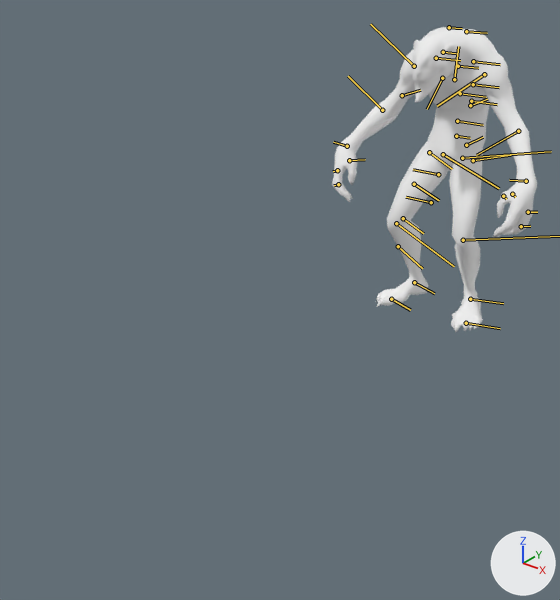
An edit to the glTF model assets/heroes/dazzle/models/hero.glb, drawn before and after from the same camera.
Rendered twice from a camera (50 mm lens) standing at (4.89, -9.58, 5.35) and looking at (-0.13, -3.31, 1.46). Arrows for +X, +Y and +Z are at lower right; the lights stay in place. The picture after the commit comes second. The bones that change, and the others that lie on the model, are drawn over the model as lines.

Objects in the first picture: 'dazzle.001'.
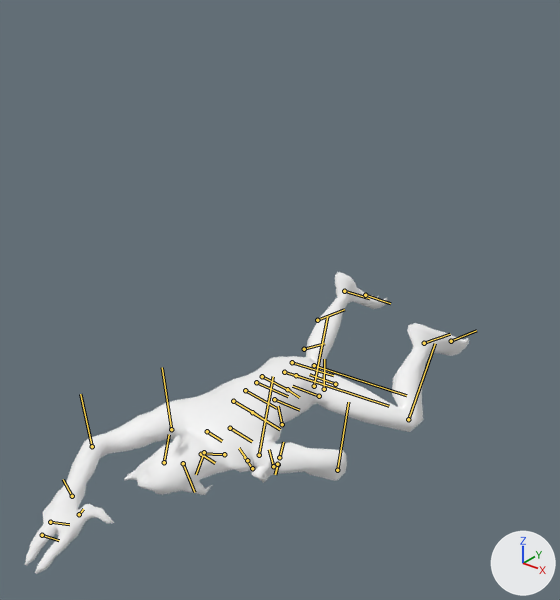
The newer file adds an action. The first version stands in its rest pose; the second is drawn at frame 46 of the action 'dc_death_01'.

What differs and where, as boxes [x1, y1, x2, y2] in the pictures (560 x 600 px):
'dazzle.001', posed (116% wider)
    before: [332, 27, 537, 333]
    after: [25, 272, 469, 574]
bone 'root', root to tip
    before: (456, 136) to (470, 138)
    after: (287, 389) to (299, 397)
bone 'thigh_R', root to tip
    before: (443, 154) to (499, 188)
    after: (296, 375) to (389, 406)
bone 'knee_R', root to tip
    before: (396, 223) to (454, 266)
    after: (314, 365) to (406, 395)
bone 'ankle_R', root to tip
    before: (414, 282) to (434, 293)
    after: (344, 291) to (369, 298)
bone 'toeBase_R', root to tip
    before: (391, 299) to (410, 310)
    after: (365, 295) to (390, 303)
bone 'spine1', root to tip
    before: (457, 121) to (483, 125)
    after: (274, 399) to (299, 410)
bone 'spine2', root to tip
    before: (460, 93) to (486, 97)
    after: (252, 412) to (280, 429)
bone 'spine3', root to tip
    before: (458, 66) to (478, 68)
    after: (230, 428) to (252, 441)
bone 'clavicle_L', root to tip
    before: (454, 79) to (458, 46)
    after: (224, 454) to (200, 453)
bone 'bicep_L', root to tip
    before: (484, 74) to (437, 106)
    after: (259, 455) to (273, 376)
bone 'elbow_L', root to tip
    before: (518, 131) to (476, 155)
    after: (337, 470) to (348, 402)
bone 'wrist_L', root to tip
    before: (526, 181) to (509, 180)
    after: (279, 457) to (283, 442)
bone 'Thumb_0_L', root to tip
    before: (512, 194) to (515, 197)
    after: (278, 464) to (275, 474)
bone 'Mid_0_L', root to tip
    before: (528, 212) to (537, 212)
    after: (252, 468) to (244, 456)
bone 'Mid_1_L', root to tip
    before: (521, 226) to (530, 226)
    after: (247, 460) to (239, 448)
bone 'neck1', root to tip
    before: (443, 52) to (456, 53)
    after: (201, 454) to (215, 463)
bone 'head', root to tip
    before: (436, 58) to (460, 60)
    after: (183, 463) to (194, 492)
bone 'clavicle_R', root to tip
    before: (442, 78) to (427, 109)
    after: (204, 452) to (196, 474)
bone 'bicep_R', root to tip
    before: (414, 66) to (370, 24)
    after: (171, 429) to (162, 367)
bone 'elbow_R', root to tip
    before: (382, 110) to (348, 76)
    after: (92, 446) to (80, 394)
bone 'wrist_R', root to tip
    before: (347, 146) to (333, 142)
    after: (72, 496) to (63, 479)
bone 'Mid_0_R', root to tip
    before: (337, 170) to (333, 171)
    after: (50, 522) to (69, 524)
bone 'Mid_1_R', root to tip
    before: (338, 184) to (334, 185)
    after: (42, 535) to (59, 540)
bone 'Thumb_0_R', root to tip
    before: (349, 160) to (365, 159)
    after: (79, 514) to (83, 509)
bone 'thigh_L', root to tip
    before: (462, 158) to (551, 151)
    after: (314, 386) to (327, 316)
bone 'ankle_L', root to tip
    before: (470, 299) to (503, 303)
    after: (424, 343) to (450, 334)
bone 'toeBase_L', root to tip
    before: (466, 323) to (500, 328)
    after: (451, 341) to (476, 330)
bone 'skirtL10_0', root to tip
    before: (473, 160) to (511, 155)
    after: (324, 389) to (324, 359)
bone 'skirtR11_0', root to tip
    before: (429, 152) to (452, 169)
    after: (284, 372) to (324, 384)

The change in detail:
Bone 'root' (bone_root) moves from (0.0, 0.0, 0.0) to (3.91, 0.03, -2.3).
Bone 'root' (bone_root) turns from (0, 0, 0) to (8, 102, -2) degrees about its own x, y and z.
Bone 'thigh_R' (bone_thigh_r) turns from (0, 0, 0) to (14, -14, 8) degrees about its own x, y and z.
Bone 'knee_R' (bone_knee_r) turns from (0, 0, 0) to (0, -4, 0) degrees about its own x, y and z.
Bone 'ankle_R' (bone_ankle_r) turns from (0, 0, 0) to (-15, 39, -32) degrees about its own x, y and z.
Bone 'toeBase_R' (bone_toebase_r) turns from (0, 0, 0) to (0, 30, 2) degrees about its own x, y and z.
Bone 'spine1' (bone_spine1) turns from (0, 0, 0) to (2, -16, 7) degrees about its own x, y and z.
Bone 'spine2' (bone_spine2) turns from (0, 0, 0) to (-15, -18, 7) degrees about its own x, y and z.
Bone 'spine3' (bone_spine3) turns from (0, 0, 0) to (-6, -40, 4) degrees about its own x, y and z.
Bone 'clavicle_L' (bone_clavicle_l) turns from (0, 0, 0) to (61, 15, 20) degrees about its own x, y and z.
Bone 'bicep_L' (bone_bicep_l) turns from (0, 0, 0) to (57, 20, -56) degrees about its own x, y and z.
Bone 'elbow_L' (bone_elbow_l) turns from (0, 0, 0) to (0, 121, 0) degrees about its own x, y and z.
Bone 'wrist_L' (bone_wrist_l) turns from (0, 0, 0) to (-76, 71, -77) degrees about its own x, y and z.
Bone 'Thumb_0_L' (bone_thumb_0_l) moves from (0.0, 0.0, 0.0) to (-0.03, 0.06, 0.08).
Bone 'Thumb_0_L' (bone_thumb_0_l) turns from (0, 0, 0) to (-5, -24, -6) degrees about its own x, y and z.
Bone 'Mid_0_L' (bone_mid_0_l) moves from (0.0, 0.0, 0.0) to (-0.02, -0.08, -0.04).
Bone 'Mid_0_L' (bone_mid_0_l) turns from (0, 0, 0) to (-4, 39, -4) degrees about its own x, y and z.
Bone 'Mid_1_L' (bone_mid_1_l) moves from (0.0, 0.0, 0.0) to (-0.03, 0.0, -0.03).
Bone 'Mid_1_L' (bone_mid_1_l) turns from (0, 0, 0) to (0, 42, 0) degrees about its own x, y and z.
Bone 'neck1' (bone_neck1) turns from (0, 0, 0) to (0, -13, 0) degrees about its own x, y and z.
Bone 'head' (bone_head) moves from (0.0, 0.0, 0.0) to (0.02, -0.08, 0.05).
Bone 'head' (bone_head) turns from (0, 0, 0) to (-51, -6, -14) degrees about its own x, y and z.
Bone 'clavicle_R' (bone_clavicle_r) moves from (0.0, 0.0, 0.0) to (-0.04, 0.01, -0.13).
Bone 'clavicle_R' (bone_clavicle_r) turns from (0, 0, 0) to (6, 6, -3) degrees about its own x, y and z.
Bone 'bicep_R' (bone_bicep_r) turns from (0, 0, 0) to (-55, 47, -87) degrees about its own x, y and z.
Bone 'elbow_R' (bone_elbow_r) moves from (0.0, 0.0, 0.0) to (-0.01, 0.0, -0.01).
Bone 'elbow_R' (bone_elbow_r) turns from (0, 0, 0) to (0, 33, 0) degrees about its own x, y and z.
Bone 'wrist_R' (bone_wrist_r) moves from (0.0, 0.0, 0.0) to (-0.01, 0.01, 0.0).
Bone 'wrist_R' (bone_wrist_r) turns from (0, 0, 0) to (1, -7, -24) degrees about its own x, y and z.
Bone 'Mid_0_R' (bone_mid_0_r) moves from (0.0, 0.0, 0.0) to (0.02, 0.08, 0.04).
Bone 'Mid_0_R' (bone_mid_0_r) turns from (0, 0, 0) to (8, -25, -15) degrees about its own x, y and z.
Bone 'Mid_1_R' (bone_mid_1_r) moves from (0.0, 0.0, 0.0) to (0.03, 0.0, 0.03).
Bone 'Mid_1_R' (bone_mid_1_r) turns from (0, 0, 0) to (-9, -19, 11) degrees about its own x, y and z.
Bone 'Thumb_0_R' (bone_thumb_0_r) moves from (0.0, 0.0, 0.0) to (0.03, -0.06, -0.08).
Bone 'Thumb_0_R' (bone_thumb_0_r) turns from (0, 0, 0) to (66, -98, -92) degrees about its own x, y and z.
Bone 'thigh_L' (bone_thigh_l) turns from (0, 0, 0) to (-51, -12, 39) degrees about its own x, y and z.
Bone 'knee_L' (bone_knee_l) turns from (0, 0, 0) to (0, 37, 0) degrees about its own x, y and z.
Bone 'ankle_L' (bone_ankle_l) turns from (0, 0, 0) to (28, 45, -10) degrees about its own x, y and z.
Bone 'toeBase_L' (bone_toebase_l) turns from (0, 0, 0) to (0, 26, 1) degrees about its own x, y and z.
Bone 'skirtL10_0' (bone_skirtl10_0) moves from (0.0, 0.0, 0.0) to (0.0, 0.02, -0.06).
Bone 'skirtL10_0' (bone_skirtl10_0) turns from (0, 0, 0) to (-65, -17, 46) degrees about its own x, y and z.
Bone 'skirtR11_0' (bone_skirtr11_0) moves from (0.0, 0.0, 0.0) to (-0.02, 0.01, 0.03).
Bone 'skirtR11_0' (bone_skirtr11_0) turns from (0, 0, 0) to (-11, -34, -5) degrees about its own x, y and z.
